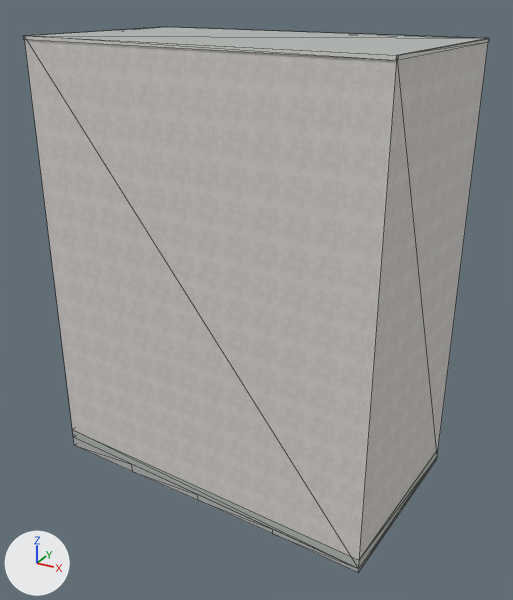
Renders of the Blender file assets/blender/buildings/osm-way-166375073.blend from each side of a commit.
The view is the same before and after, from a 50 mm lens placed at (11.27, -20.17, 16.38), pointed at (0.33, -0.28, 6.43). The axes (+X, +Y, +Z) are drawn at lower left. The lights are the same throughout. The first picture is the older version. Mesh edges are drawn as thin lines.

The first picture shows 'building foundation 166375073', 'reality 166375073 near reality aged pale plaster', 'reality 166375073 near reality concrete plinth', 'reality 166375073 near reality flat weathered roof', 'reality 166375073 near reality pale aluminum sill'.
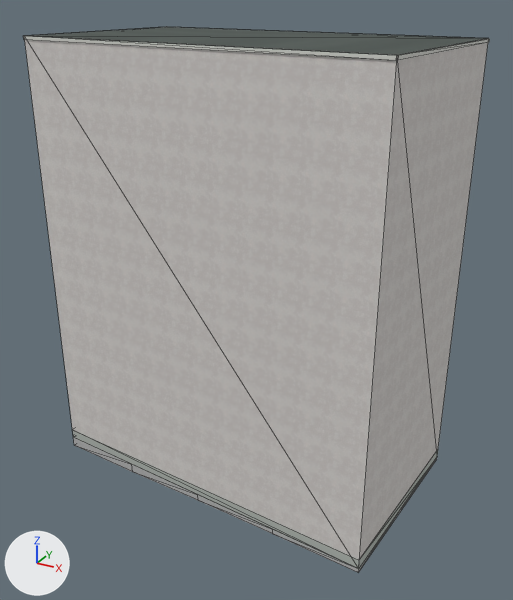
Changed parts and their boxes [x1, y1, x2, y2] in the pictures (513 x 600 px):
'reality 166375073 near reality flat weathered roof', surface changed (darker)
    both: [29, 27, 487, 55]
'reality 166375073 near reality pale aluminum sill', reshaped
    before: [23, 27, 489, 60]
    after: [23, 27, 490, 60]

Edits to the bpy script that builds the scene:
```text
Add img_roof_color_png:
    img_roof_color_png = load_image('roof-color.png', '../../../public/models/architecture/textures/roof-color.png', 256, 256, 'sRGB')
Add img_roof_normal_png:
    img_roof_normal_png = load_image('roof-normal.png', '../../../public/models/architecture/textures/roof-normal.png', 256, 256, 'Non-Color')
Change mat_reality_flat_weathered_roof:
    remove # nodes: BsdfPrincipled, OutputMaterial
    remove # colours: grey #b3b7b4
    nodes: BsdfPrincipled, MixRGB, NormalMap, OutputMaterial, TexImage x2
    colours: white #ffffff
    uses the picture img_roof_color_png
    uses the picture img_roof_normal_png
Change me_reality_166375073_near_reality_pale_aluminum_sill:
    used by ob_reality_166375073_near_reality_pale_aluminum_sill; parent = ob_osm_way_166375073; location = (0.0, 0.0, 0.0)
    remove me_reality_166375073_near_reality_pale_aluminum_sill.from_pydata(...)  # 16 vertices, 8 faces; spans x -6.59..6.5, y -4.01..3.92, z 14.89..15.0
    add me_reality_166375073_near_reality_pale_aluminum_sill.from_pydata(...)  # 32 vertices, 16 faces; spans x -6.59..6.5, y -4.01..3.92, z 14.89..15.0
    me_reality_166375073_near_reality_pale_aluminum_sill part 1
    8 faces are deleted
    8 vertices are added at x -6.56..6.47, y -3.98..3.89, z 15.0
    8 new vertices lie (0.0, 0.0, 0.11) away from vertices in x -6.59..6.5, y -4.01..3.92, z 14.89
    16 new faces join them
```
